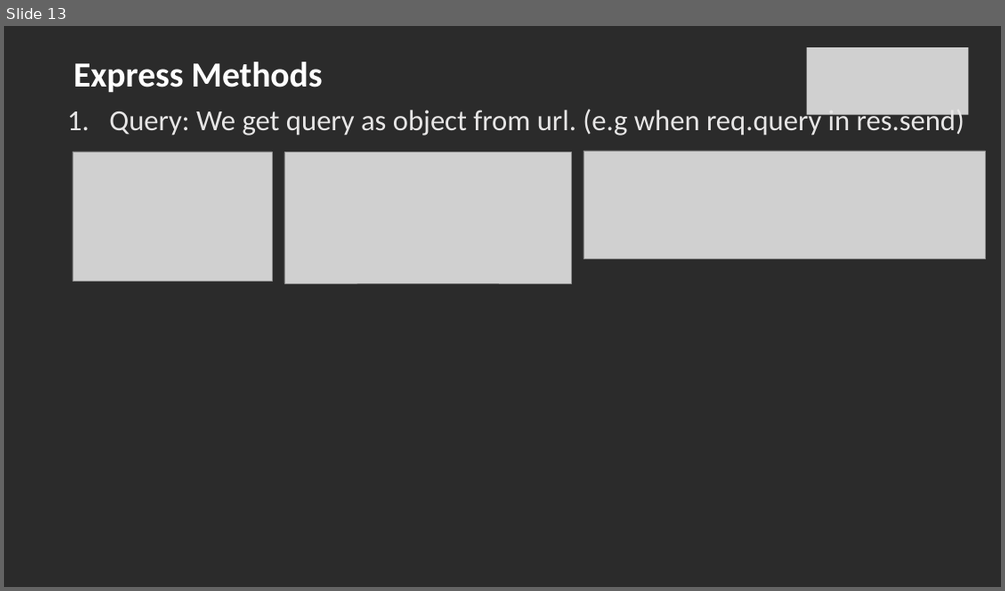
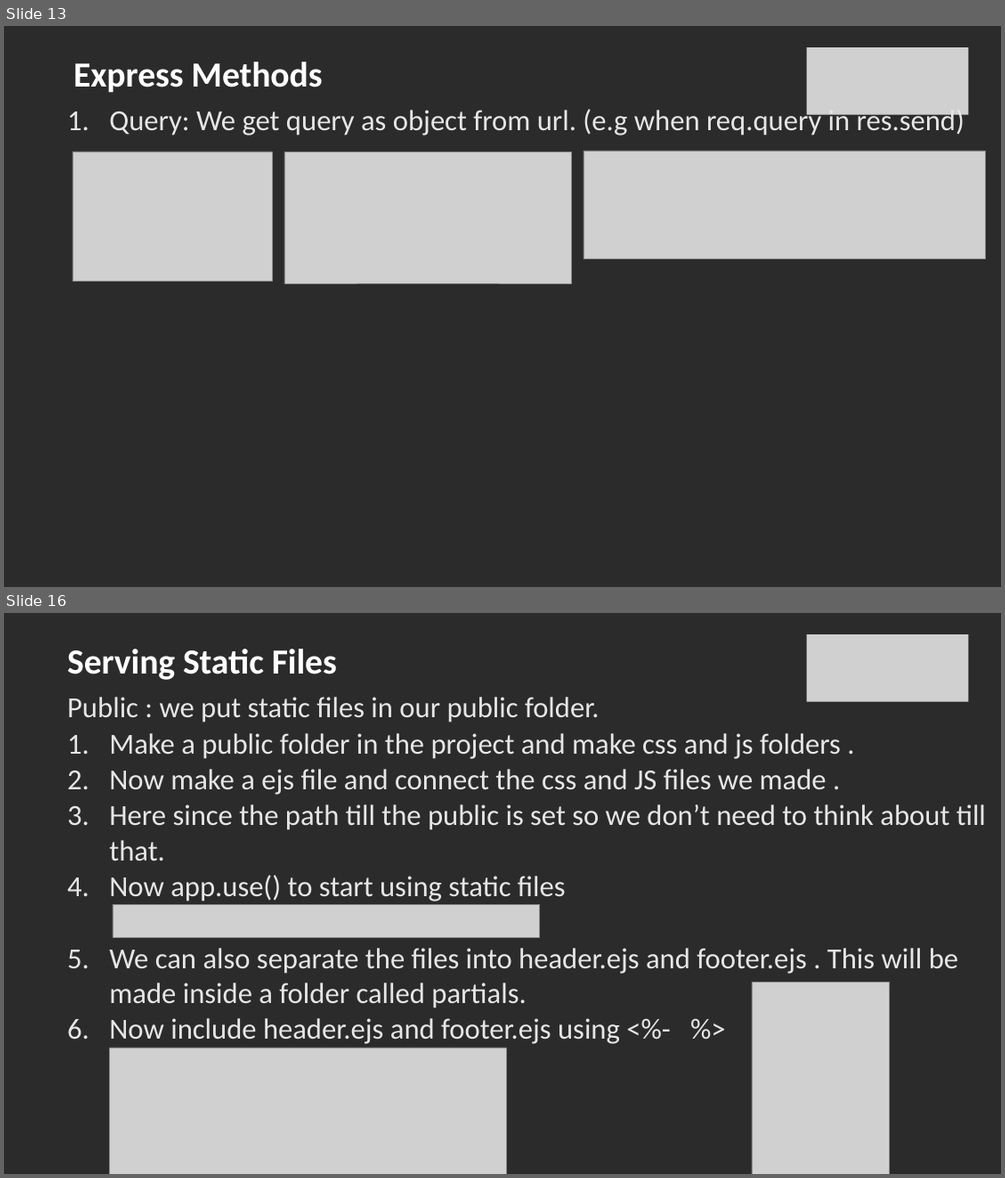
Before and after one commit to SachinBarpanda/glaBackend, a slide deck: NodeJS.pptx. Shown one above the other, each under a label of ours: slide 13 before the commit, slides 13 and 16 after it; the slides between them are not shown. The pictures are 1005x591 and 1005x1178 pixels, drawn with LibreOffice and Linux fonts; fonts in the diff are those of the drawing; grey boxes stand for pictures; background and template pictures are left out; a plain dark background stands for a picture behind light text. Boxes give left, top, right and bottom in pixels: in the first picture for what was removed or moved away, otherwise in the second. Text is boxed around its words. In the diff, an @@ line names an element or a change of style, - is before the commit and + after.

```diff
--- a/NodeJS.pptx
+++ b/NodeJS.pptx
@@ slide 16 added at (4, 613, 1001, 1174), background picture (left out) @@
@@ picture added at (807, 634, 968, 702) @@
@@ title added at (67, 649, 337, 680), 34 pt, text #FFFFFF, bold @@
+Serving Static Files
@@ text added at (67, 697, 986, 1044), 28 pt, text #E7E6E6 @@
+Public : we put static files in our public folder.
+1. Make a public folder in the project and make css and js folders .
+2. Now make a ejs file and connect the css and JS files we made .
+3. Here since the path till the public is set so we don’t need to think about till that.
+4. Now app.use() to start using static files
+5. We can also separate the files into header.ejs and footer.ejs . This will be made inside a folder called partials.
+6. Now include header.ejs and footer.ejs using <%- %>
@@ picture added at (113, 905, 540, 938) @@
@@ picture added at (752, 982, 890, 1174) @@
@@ picture added at (109, 1047, 507, 1174) @@
```
Also in this commit, not shown: 1 slide changed, 3 other slides added, 34 other files.
